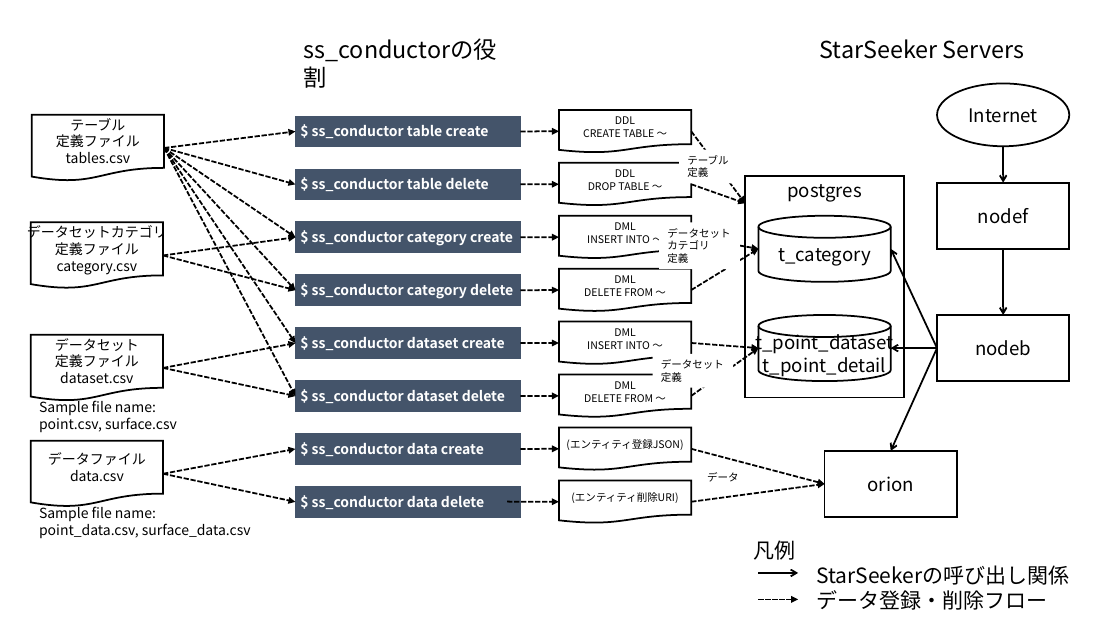
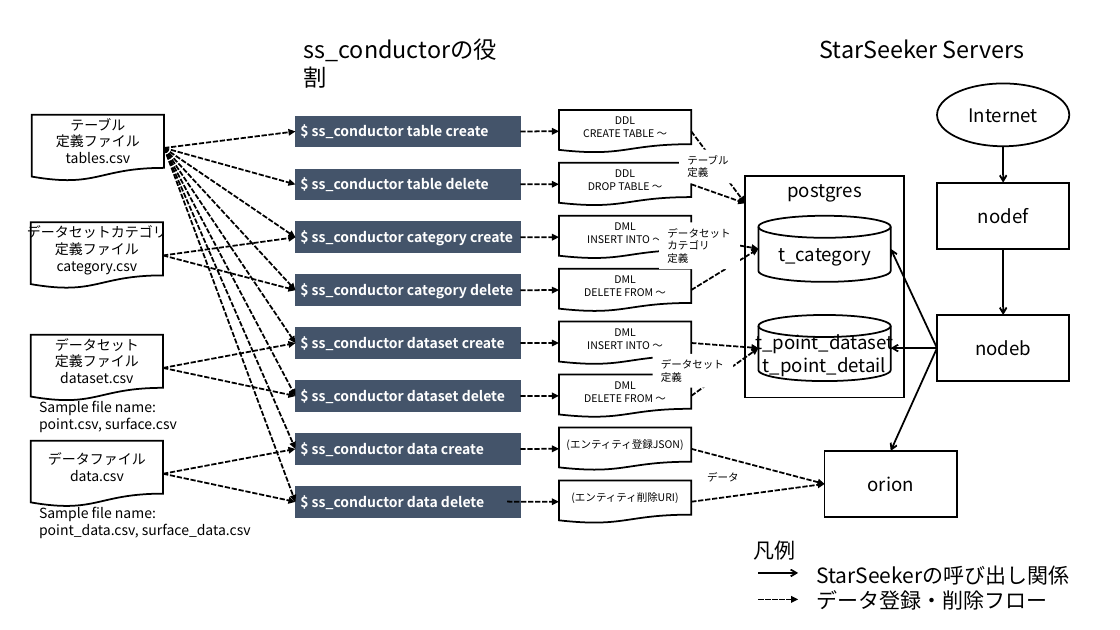
Before and after one commit to c-3lab/StarSeeker, a slide deck: slide 1 of StarSeeker/operator/img/ss_conductor.pptx. Drawn at 1120x630 pixels with LibreOffice and Linux fonts; fonts in the diff are those of the drawing. Boxes give left, top, right and bottom in pixels: in the first picture for what was removed or moved away, otherwise in the second. Text is boxed around its words. In the diff, an @@ line names an element or a change of style, - is before the commit and + after.

```diff
--- a/StarSeeker/operator/img/ss_conductor.pptx
+++ b/StarSeeker/operator/img/ss_conductor.pptx
@@ arrow added from (164, 148) to (296, 449), #000000 1.5 pt dashed @@
@@ arrow added from (164, 148) to (296, 502), #000000 1.5 pt dashed @@
```
Also in this commit, not shown: 3 other files.
